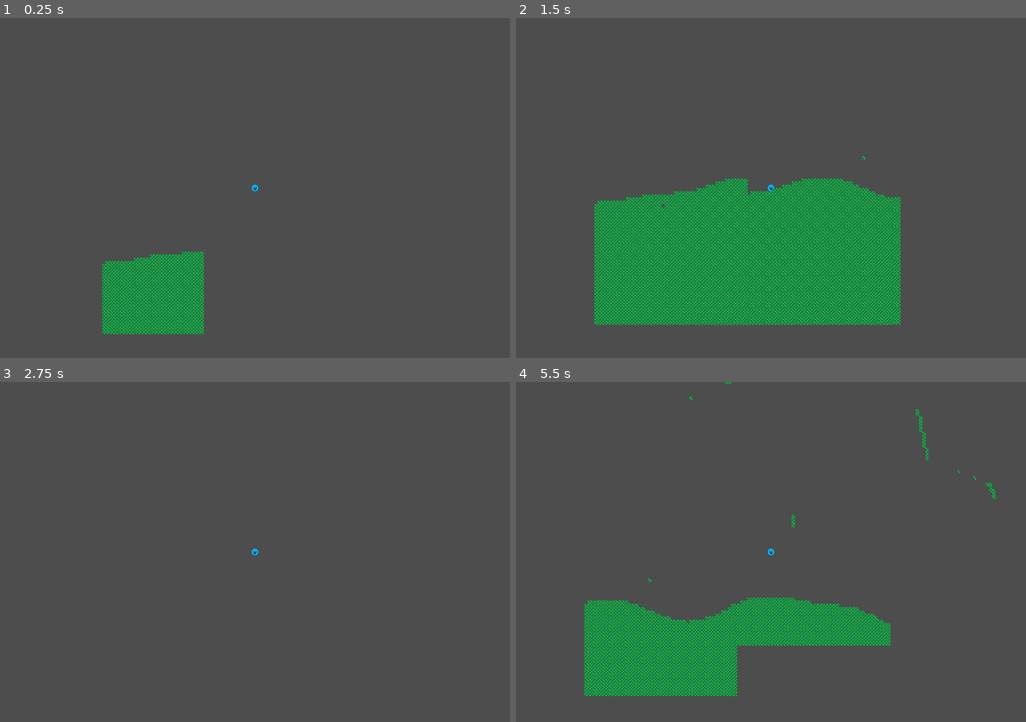
Above: before the commit, frames 1-4 (two rows, left to right).
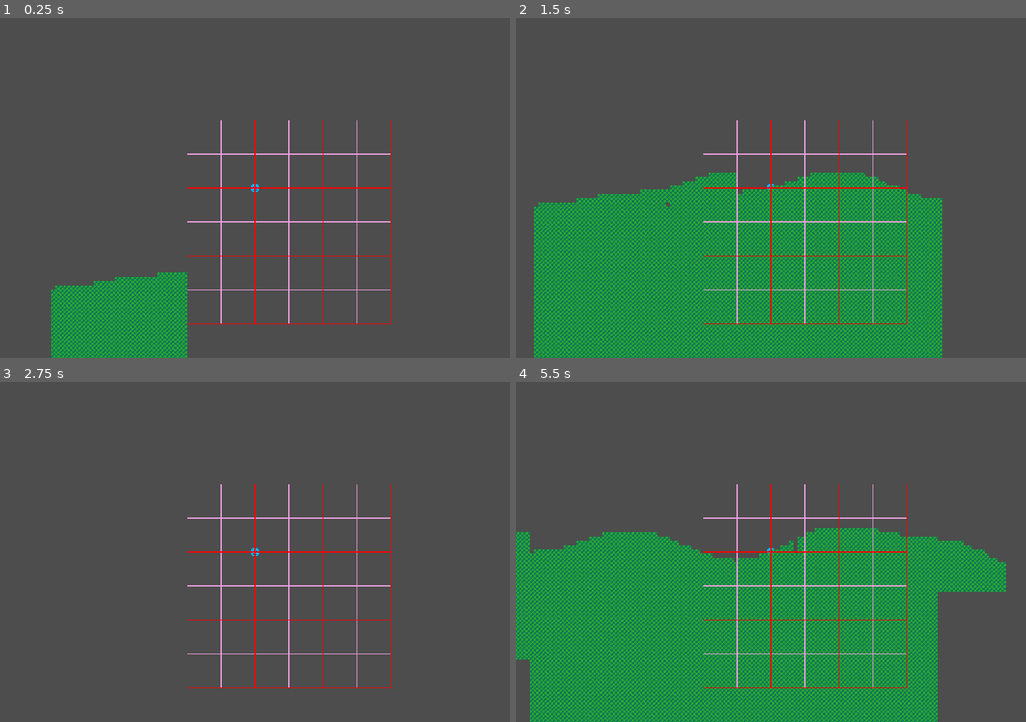
Above: after the commit, the same moments.

Repository: LordOfCheese1/sandbox_project
Game: Godot game, scene res://scenes/world.tscn
Two runs of this game, one before a commit and one after it. Both use one fixed random seed, a clock stepped at 60 frames per second and the inputs below.
Inputs (mouse positions are in pixels of both pictures, inside the frame that each line leads up to):
- Up to frame 1 (0.25 s): no input
- Up to frame 2 (1.5 s): move the mouse to (883, 171) at 0.52 s; press the mouse at (883, 171) at 0.53 s; hold D (right) from 0.53 s (still down); tap Space (jump) at 0.77 s; right-click (883, 171) at 0.8 s; move the mouse to (669, 205) at 1.27 s; release the mouse at (669, 205) at 1.28 s; right-click (669, 205) at 1.35 s
- Up to frame 3 (2.75 s): tap Space (jump) at 1.52 s; tap E (test) at 1.55 s; tap Enter at 2 s; move the mouse to (306, 477) at 2.02 s; release D (right) at 2.03 s; hold A (left) from 2.03 s (still down); hold E (test) from 2.03 s (still down); click (306, 477) at 2.3 s
- Up to frame 4 (5.5 s): tap Space (jump) at 2.75, 3.02, 3.77, 4.52 s; move the mouse to (745, 620) at 2.77 s; release A (left) at 2.78 s; release E (test) at 2.78 s; hold D (right) 2.78-4.28 s; click (745, 620) at 2.85 s; right-click (745, 620) at 3.05 s; tap Enter at 3.5 s; move the mouse to (924, 603) at 3.52 s; hold Right mouse button (place) 3.53-4.28 s; tap E (test) at 3.8, 4.35 s; move the mouse to (618, 501) at 4.27 s; hold A (left) 4.28-5.03 s; click (618, 501) at 4.55 s; move the mouse to (796, 552) at 5.02 s; press the mouse at (796, 552) at 5.03 s; hold D (right) from 5.03 s (still down); right-click (796, 552) at 5.3 s

The runs differ from the first frame. In frame 1, 7.8% of the frame differs, in the area x 10-77%, y 30-100%; in frame 2, 29%; in frame 3, 1.4%; in frame 4, 40%, in the area x 0-97%, y 0-100%.

Commit message:
AAAAAAAAAAAAAAAAAAAAAAAAAAAAAAAAAAAAAAAAAAAAAAAAAAAAAAAAAAAA

Diff:
--- a/prefabs/characters/player.tscn
+++ b/prefabs/characters/player.tscn
@@ -1,10 +1,11 @@
-[gd_scene load_steps=4 format=3 uid="uid://cxh2nb1rf06fa"]
+[gd_scene load_steps=5 format=3 uid="uid://cxh2nb1rf06fa"]
 
 [ext_resource type="Script" path="res://scripts/characters/player.gd" id="1_46lpb"]
 [ext_resource type="Texture2D" uid="uid://cm18ror648213" path="res://textures/player.png" id="2_q77yd"]
+[ext_resource type="Texture2D" uid="uid://dm8gmehigiykp" path="res://textures/test_tile.png" id="3_qayp4"]
 
 [sub_resource type="RectangleShape2D" id="RectangleShape2D_d2t34"]
-size = Vector2(10, 14)
+size = Vector2(4, 4)
 
 [node name="player" type="CharacterBody2D"]
 script = ExtResource("1_46lpb")
@@ -17,4 +18,14 @@
 shape = SubResource("RectangleShape2D_d2t34")
 
 [node name="Camera2D" type="Camera2D" parent="."]
-zoom = Vector2(0.3, 0.3)
+zoom = Vector2(0.4, 0.4)
+
+[node name="TestTile" type="Sprite2D" parent="."]
+z_index = 1
+texture = ExtResource("3_qayp4")
+offset = Vector2(64, 64)
+
+[node name="tilecoord" type="Label" parent="."]
+z_index = 1
+offset_right = 40.0
+offset_bottom = 23.0
--- a/project.godot
+++ b/project.godot
@@ -72,6 +72,16 @@
 "events": [Object(InputEventMouseButton,"resource_local_to_scene":false,"resource_name":"","device":-1,"window_id":0,"a …(258 unchanged characters)…
 ]
 }
+test2={
+"deadzone": 0.5,
+"events": [Object(InputEventKey,"resource_local_to_scene":false,"resource_name":"","device":-1,"window_id":0,"alt_pressed":false,"shift_pressed":false,"ctrl_pressed":false,"meta_pressed":false,"pressed":false,"keycode":0,"physical_keycode":70,"key_label":0,"unicode":102,"echo":false,"script":null)
+]
+}
+toggle_debug={
+"deadzone": 0.5,
+"events": [Object(InputEventKey,"resource_local_to_scene":false,"resource_name":"","device":-1,"window_id":0,"alt_pressed":false,"shift_pressed":false,"ctrl_pressed":false,"meta_pressed":false,"pressed":false,"keycode":0,"physical_keycode":49,"key_label":0,"unicode":49,"echo":false,"script":null)
+]
+}
 
 [rendering]
 
--- a/scripts/autoloads/globals.gd
+++ b/scripts/autoloads/globals.gd
@@ -2,3 +2,4 @@
 
 var world_seed = 0
 var player_pos = Vector2(0, 0)
+var debug_enabled = false
--- a/scripts/autoloads/world_map_tools.gd
+++ b/scripts/autoloads/world_map_tools.gd
@@ -15,7 +15,7 @@
 	# global coords
 	var chunk_pos = Vector2(snapped(pos.x - multiply_value, TILE_SIZE * CHUNK_SIZE), snapped(pos.y - multiply_value, TILE_SIZE * CHUNK_SIZE))
 	# tile coords
-	var tile_pos = Vector2(snapped(pos.x, TILE_SIZE) / TILE_SIZE, snapped(pos.y, TILE_SIZE) / TILE_SIZE)
+	var tile_pos = Vector2(snapped(pos.x - TILE_SIZE / 2, TILE_SIZE) / TILE_SIZE, snapped(pos.y - TILE_SIZE / 2, TILE_SIZE) / TILE_SIZE)
 
 	if !edited_chunks.has(chunk_pos):
 		edited_chunks[chunk_pos] = {tile_pos : [new_tile]}
--- a/scripts/characters/player.gd
+++ b/scripts/characters/player.gd
@@ -79,7 +79,7 @@
 
 
 	if Input.is_action_pressed("excavate"):
-		WorldMapTools.edit_tile(get_global_mouse_position() - Vector2(4, 4 ), -1)
+		WorldMapTools.edit_tile(get_global_mouse_position())
 
 	if Input.is_action_pressed("place"):
-		WorldMapTools.edit_tile(get_global_mouse_position() - Vector2(4, 4), 0)
+		WorldMapTools.edit_tile(get_global_mouse_position())
